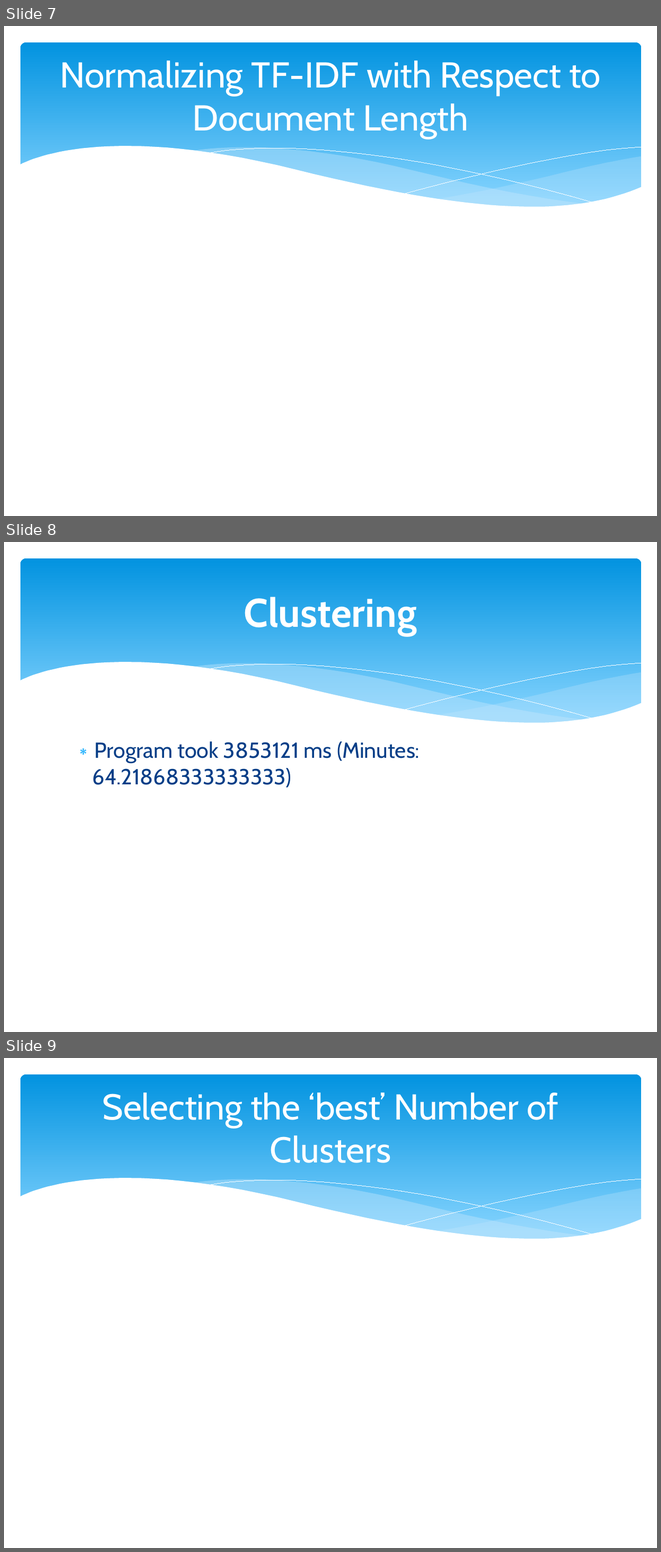
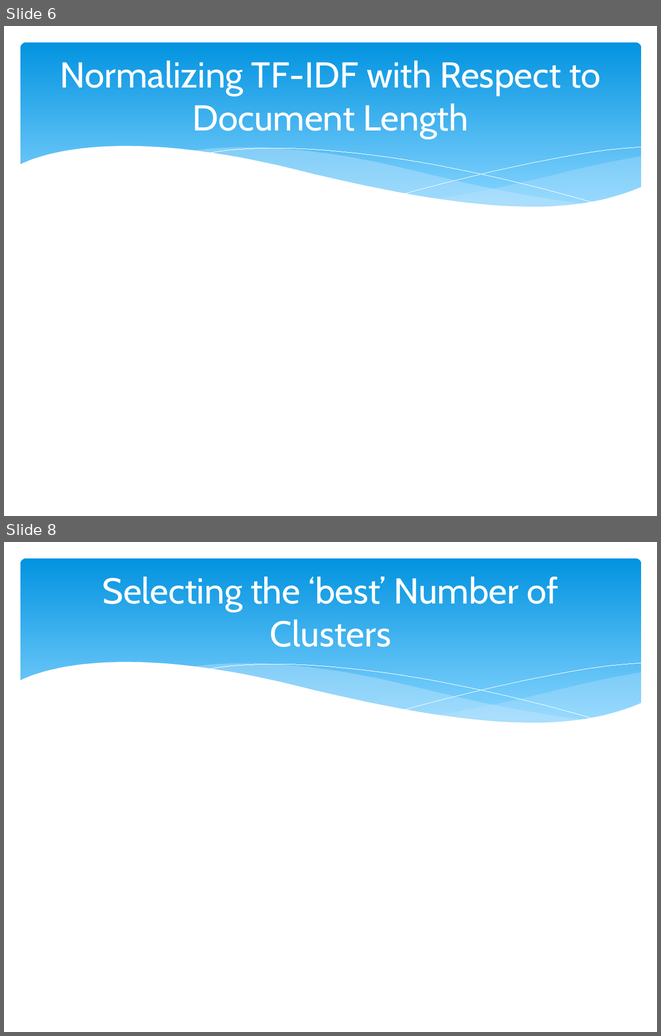
Before and after one commit to Mletter1/Challenge1, a slide deck: Presentation.pptx. Shown one above the other, each under a label of ours: slides 7, 8 and 9 before the commit, slides 6 and 8 after it; the slides between them are not shown. The pictures are 661x1552 and 661x1036 pixels, drawn with LibreOffice and Linux fonts; fonts in the diff are those of the drawing. Boxes give left, top, right and bottom in pixels: in the first picture for what was removed or moved away, otherwise in the second. Text is boxed around its words. In the diff, an @@ line names an element or a change of style, - is before the commit and + after.

```diff
--- a/Presentation.pptx
+++ b/Presentation.pptx
@@ slide 8 removed at (4,542,657,1032), background #FFFFFF; not listed: 6 template elements that a slide beside it also shows @@
@@ title removed at (244,597,417,635) @@
-Clustering
@@ text removed at (93,741,420,787) @@
-∗ Program took 3853121 ms (Minutes: 64.21868333333333)
@@ what was slide 7 is now slide 6 @@
@@ what was slide 9 is now slide 8 @@
```
Also in this commit, not shown: 4 slides changed, 1 slide added, 1 other slide removed, 1 other file.
